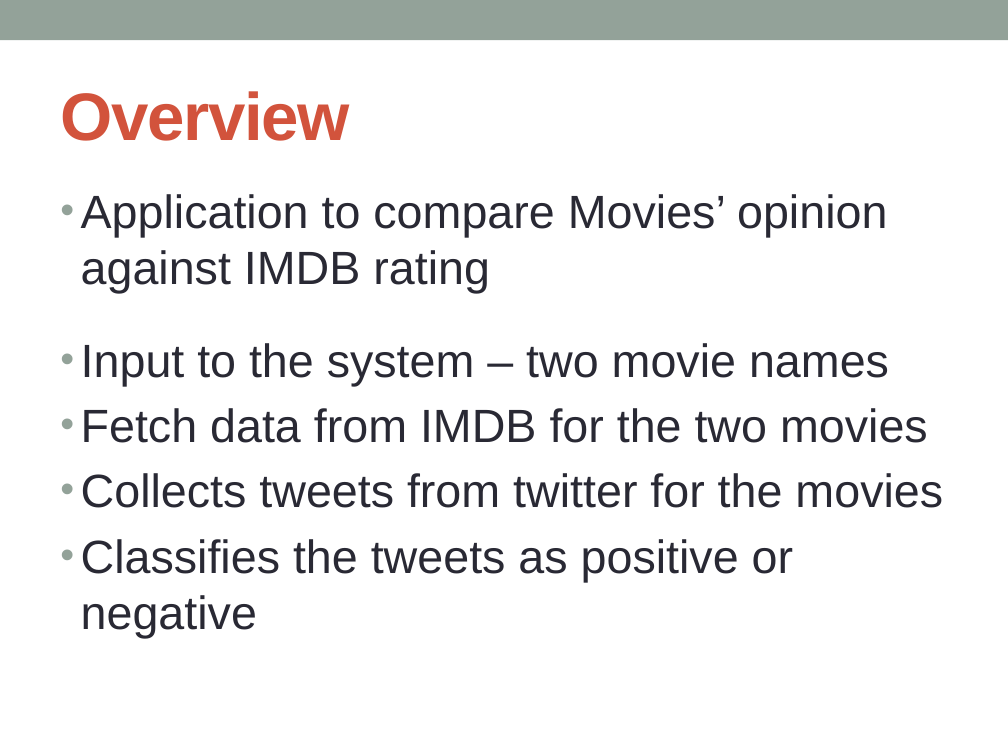
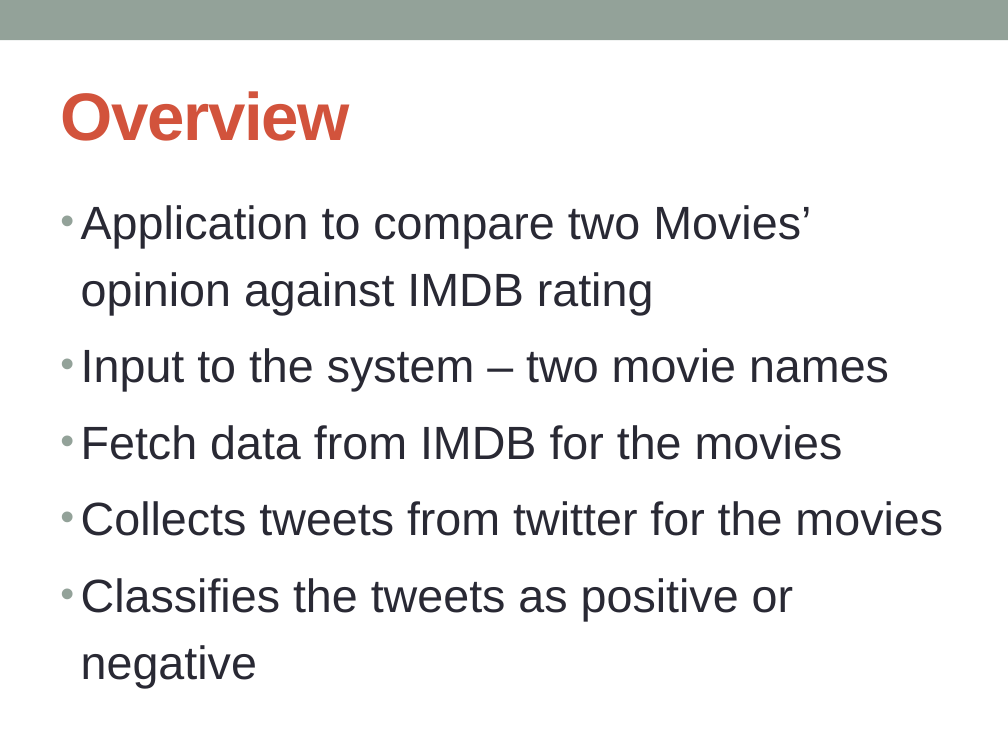
Before and after one commit to sumeshnb/6339Project, a slide deck: slide 2 of midterm_presentation.pptx. Drawn at 1008x756 pixels with LibreOffice and Linux fonts; fonts in the diff are those of the drawing. Boxes give left, top, right and bottom in pixels: in the first picture for what was removed or moved away, otherwise in the second. Text is boxed around its words. In the diff, an @@ line names an element or a change of style, - is before the commit and + after.

```diff
--- a/midterm_presentation.pptx
+++ b/midterm_presentation.pptx
@@ text at (81, 205, 811, 315): text changed @@
-• Application to compare Movies’ opinion against IMDB rating
+• Application to compare two Movies’ opinion against IMDB rating
@@ text at (81, 348, 943, 688): line spacing 1.5 to 1.2; line spacing 1 to 1.2 @@
@@ text at (81, 425, 843, 460): text changed @@
-• Fetch data from IMDB for the two movies
+• Fetch data from IMDB for the movies
```
Also in this commit, not shown: 6 other slides changed, 2 slides added, 4 slides removed.
